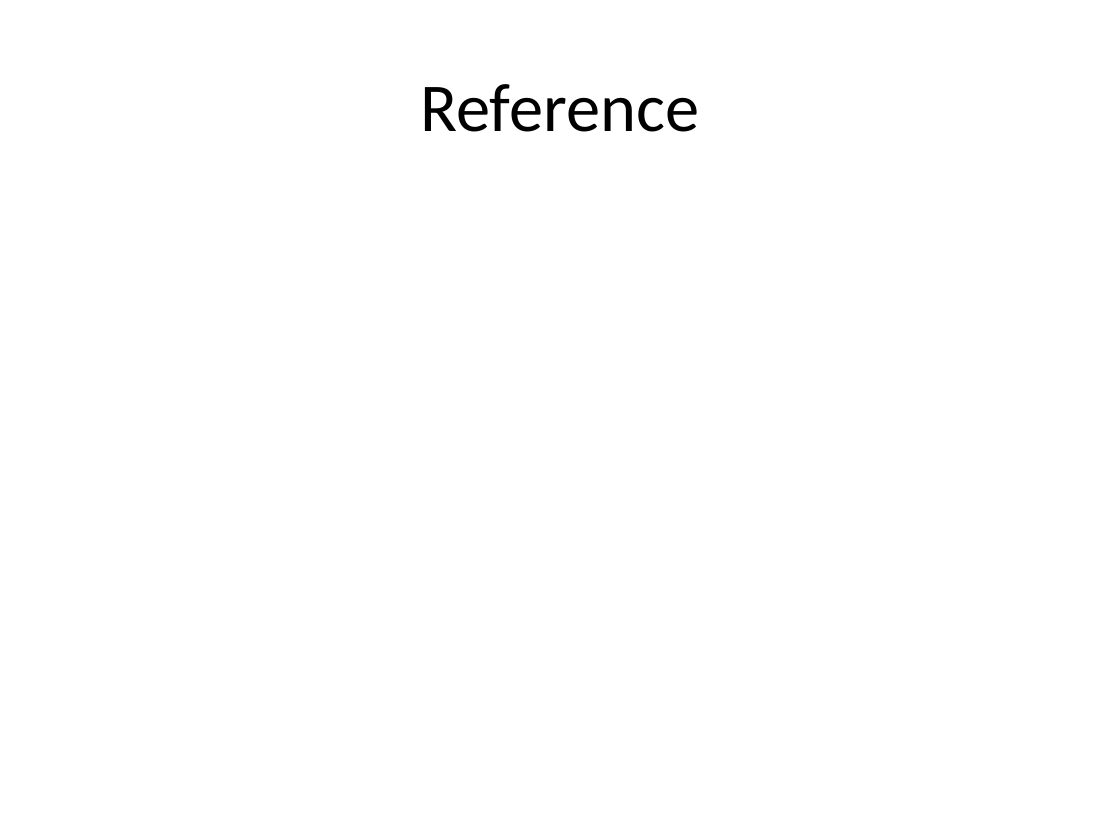
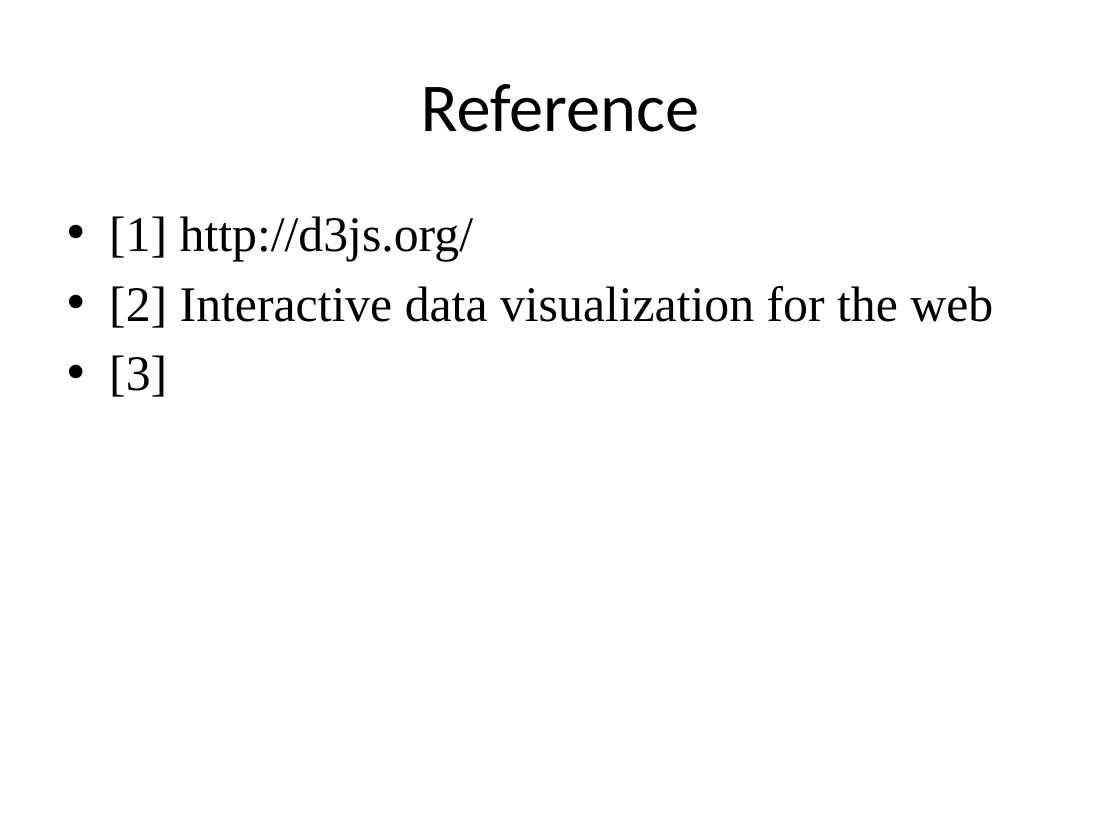
Before and after one commit to Chunyulo/share, a slide deck: slide 10 of d3-share.pptx. Drawn at 1120x840 pixels with LibreOffice and Linux fonts; fonts in the diff are those of the drawing. Boxes give left, top, right and bottom in pixels: in the first picture for what was removed or moved away, otherwise in the second. Text is boxed around its words. In the diff, an @@ line names an element or a change of style, - is before the commit and + after.

```diff
--- a/d3-share.pptx
+++ b/d3-share.pptx
@@ text added at bbox=[109, 216, 993, 397], 32 pt, text #000000 @@
+• [1] http://d3js.org/
+• [2] Interactive data visualization for the web
+• [3]
```
Also in this commit, not shown: 2 other slides changed.
